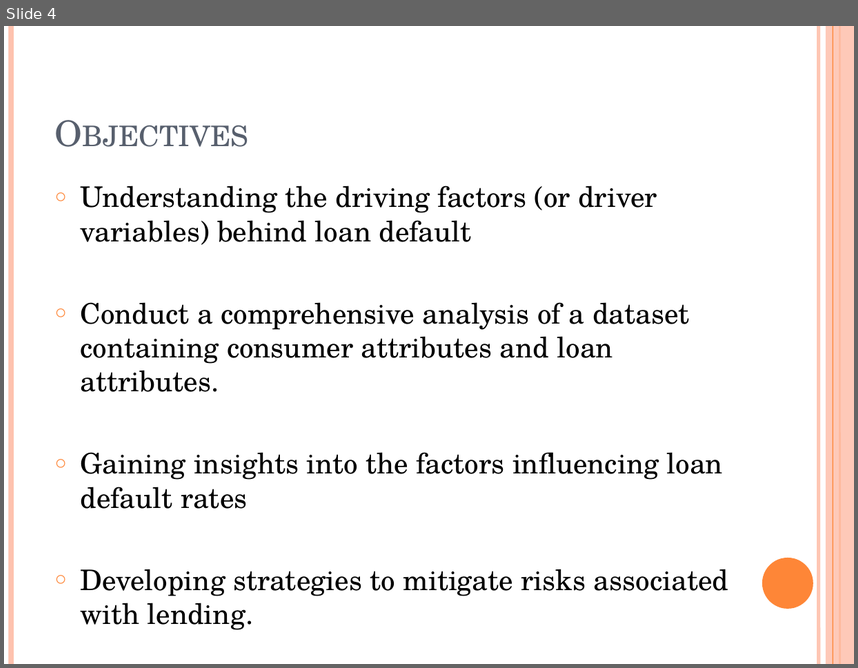
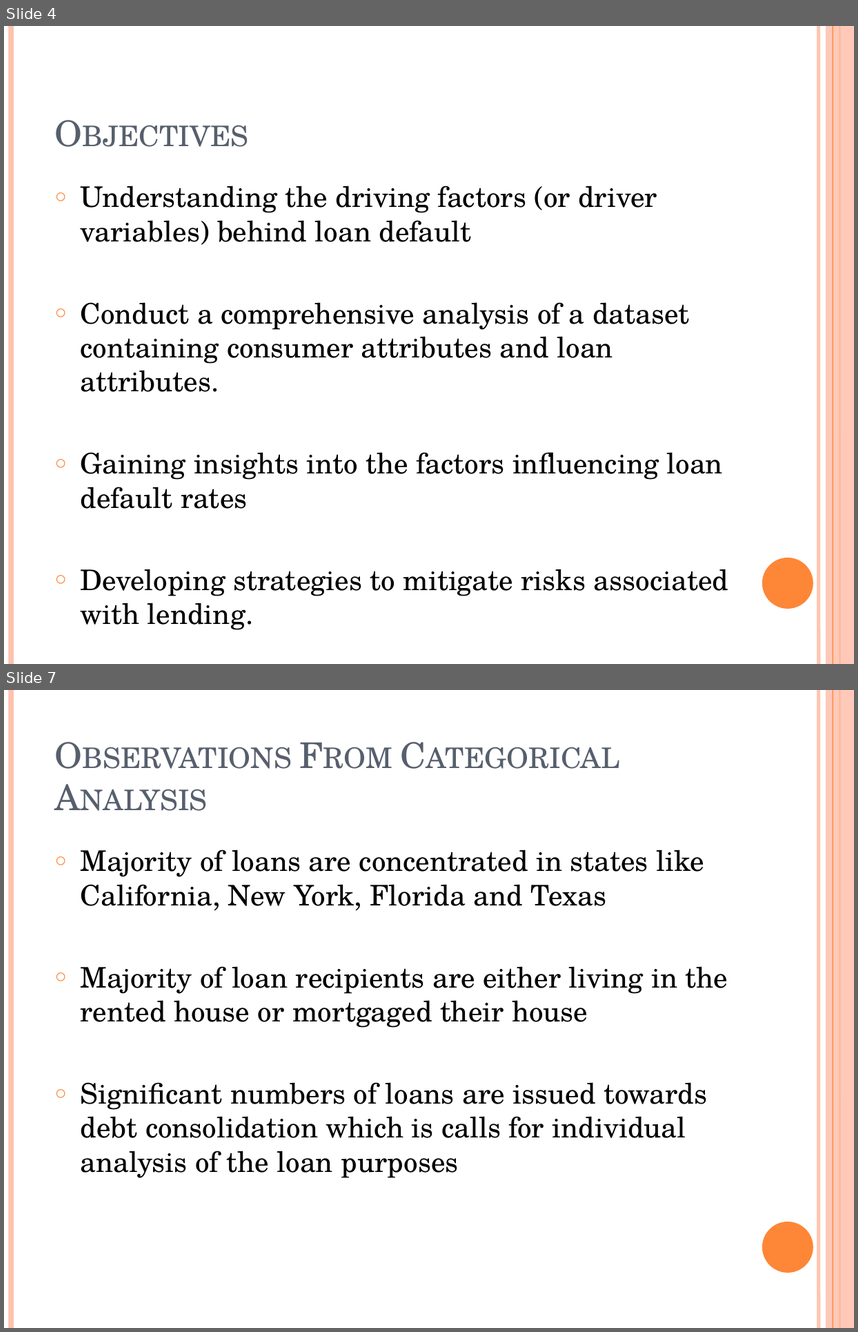
Before and after one commit to AmeyaParab82/LendingClubCaseStudy, a slide deck: LendingClubCaseStudy_AmeyaParab.pptx. Shown one above the other, each under a label of ours: slide 4 before the commit, slides 4 and 7 after it; the slides between them are not shown. The pictures are 858x668 and 858x1332 pixels, drawn with LibreOffice and Linux fonts; fonts in the diff are those of the drawing. Boxes give left, top, right and bottom in pixels: in the first picture for what was removed or moved away, otherwise in the second. Text is boxed around its words. In the diff, an @@ line names an element or a change of style, - is before the commit and + after.

```diff
--- a/LendingClubCaseStudy_AmeyaParab.pptx
+++ b/LendingClubCaseStudy_AmeyaParab.pptx
@@ slide 7 added at (x1=4, y1=690, x2=854, y2=1328), background #FFFFFF; not listed: 6 template elements that a slide beside it also shows @@
@@ title added at (x1=47, y1=716, x2=741, y2=822), 30 pt, text #575F6D, small capitals @@
+Observations From Categorical Analysis
@@ text added at (x1=81, y1=849, x2=728, y2=1178), 24 pt, text #000000 @@
+○ Majority of loans are concentrated in states like California, New York, Florida and Texas
+○ Majority of loan recipients are either living in the rented house or mortgaged their house
+○ Significant numbers of loans are issued towards debt consolidation which is calls for individual analysis of the loan purposes
```
Also in this commit, not shown: 12 other slides added, 1 other file.
